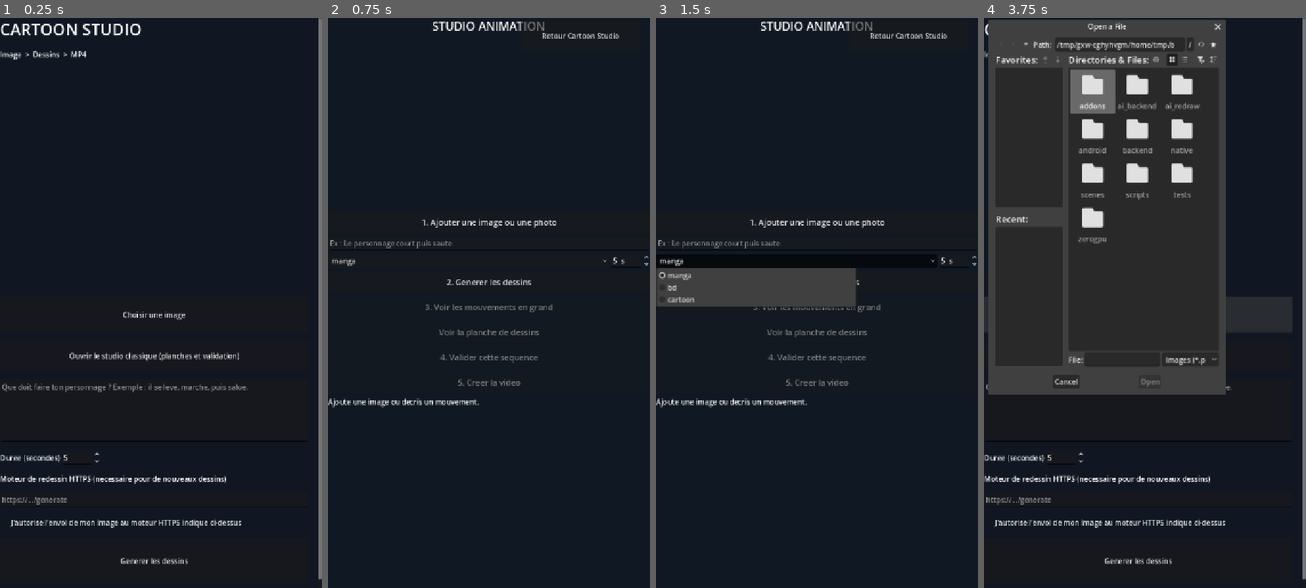
Above: before the commit, frames 1-4 (left to right).
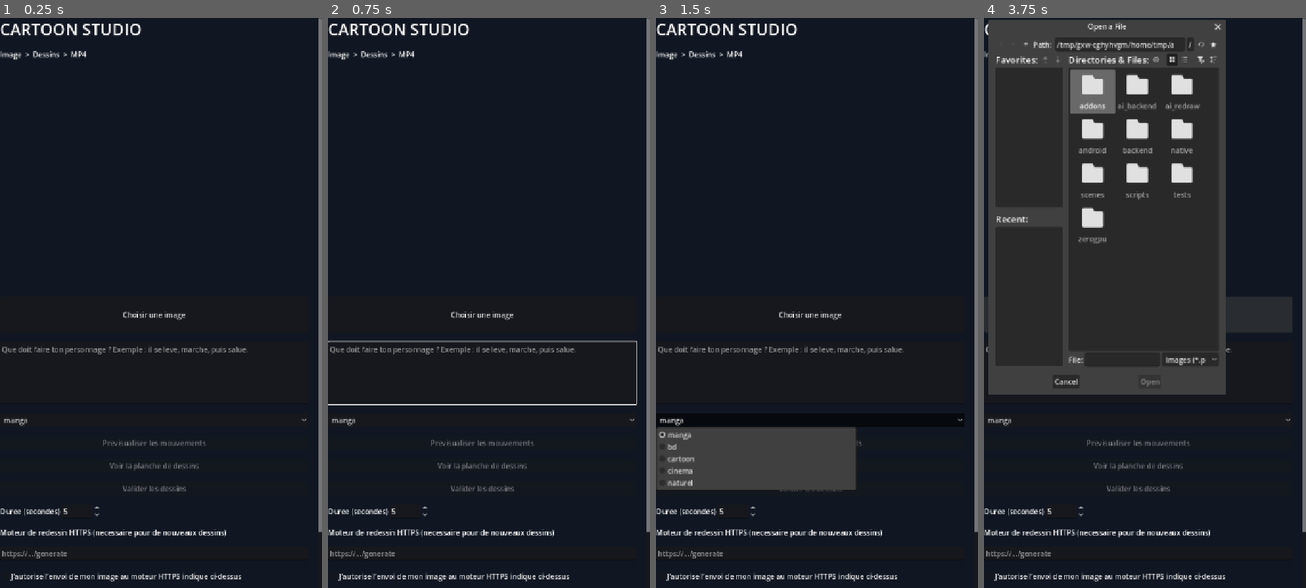
Above: after the commit, the same moments.

Repository: ericjamesempere-stack/MobileI2V-Xiaomi-
Game: Godot game, scene res://scenes/main.tscn
Two runs of this game, one before a commit and one after it. Both use one fixed random seed, a clock stepped at 60 frames per second and the inputs below.
Inputs (mouse positions are in pixels of both pictures, inside the frame that each line leads up to):
- Up to frame 1 (0.25 s): no input
- Up to frame 2 (0.75 s): click (482, 354) at 0.5 s, where only the run before the commit has a clickable "Ouvrir le studio classique (p…"
- Up to frame 3 (1.5 s): click "manga" at 1.25 s
- Up to frame 4 (3.75 s): click (1235, 35) at 2 s, where only the run before the commit has a clickable "Retour Cartoon Studio"; click (1138, 559) at 2.75 s, where only the run before the commit has a clickable "Generer les dessins"; click "Choisir une image" at 3.5 s

The runs differ from the first frame. In frame 1, 4.3% of the frame differs, in the area x 0-100%, y 57-99%; in frame 2, 6.6%; in frame 3, 16%, in the area x 0-100%, y 0-99%; in frame 4, 3.2%.
Error before the commit: Parse Error: Cannot infer the type of "color" variable because the value doesn't have a set type. (res://scripts/ReferenceSceneAnalyzer.gd:26)

Commit message:
Merge classic storyboard review, style, playback and contact sheets into single Cartoon Studio screen

Diff:
--- a/scripts/cartoon_studio.gd
+++ b/scripts/cartoon_studio.gd
@@ -16,7 +16,14 @@
 var step := 0
 var busy := false
 var project_dir := "user://cartoon_studio"
-var legacy_studio: Control = null
+var style: OptionButton
+var sheet_button: Button
+var play_button: Button
+var approve_button: Button
+var approved := false
+var playing := false
+var playback_clock := 0.0
+var sheet_path := ""
 
 func _ready() -> void:
     DirAccess.make_dir_recursive_absolute(ProjectSettings.globalize_path(project_dir))
@@ -48,16 +55,26 @@
     import_button.custom_minimum_size.y = 80
     import_button.pressed.connect(_choose_image)
     panel.add_child(import_button)
-    # Preserve access to the earlier storyboard, contact-sheet and review flow.
-    var legacy_button := Button.new()
-    legacy_button.text = "Ouvrir le studio classique (planches et validation)"
-    legacy_button.custom_minimum_size.y = 64
-    legacy_button.pressed.connect(_open_legacy_studio)
-    panel.add_child(legacy_button)
     prompt = TextEdit.new()
     prompt.placeholder_text = "Que doit faire ton personnage ? Exemple : il se leve, marche, puis salue."
     prompt.custom_minimum_size.y = 140
     panel.add_child(prompt)
+    style = OptionButton.new()
+    for style_name in ["manga", "bd", "cartoon", "cinema", "naturel"]:
+        style.add_item(style_name)
+    panel.add_child(style)
+    play_button = Button.new()
+    play_button.text = "Previsualiser les mouvements"
+    play_button.pressed.connect(_play_sequence)
+    panel.add_child(play_button)
+    sheet_button = Button.new()
+    sheet_button.text = "Voir la planche de dessins"
+    sheet_button.pressed.connect(_show_sheet)
+    panel.add_child(sheet_button)
+    approve_button = Button.new()
+    approve_button.text = "Valider les dessins"
+    approve_button.pressed.connect(_approve_sequence)
+    panel.add_child(approve_button)
     var duration_row := HBoxContainer.new()
     panel.add_child(duration_row)
     var duration_title := Label.new()
@@ -107,6 +124,7 @@
     exporter.set("status_label", status)
     _restore()
     _duration_changed(duration.value)
+    _refresh_review_buttons()
 
 func _choose_image() -> void:
     if not busy:
@@ -138,11 +156,15 @@
     source = persisted
     preview.texture = ImageTexture.create_from_image(source)
     frames.clear()
+    approved = false
+    playing = false
+    sheet_path = ""
     _clear_saved_frames()
     step = 0
     action.text = "Generer les dessins"
     status.text = "Image importee et sauvegardee : %d x %d pixels." % [source.get_width(), source.get_height()]
     _save()
+    _refresh_review_buttons()
 
 func _duration_changed(value: float) -> void:
     if status != null and step == 0 and not busy:
@@ -154,6 +176,7 @@
     cfg.set_value("project", "story", prompt.text)
     cfg.set_value("project", "seconds", duration.value)
     cfg.set_value("project", "endpoint", endpoint.text)
+    cfg.set_value("project", "style", style.selected)
     cfg.save(project_dir + "/project.cfg")
 
 func _restore() -> void:
@@ -162,6 +185,7 @@
         prompt.text = str(cfg.get_value("project", "story", ""))
         duration.value = float(cfg.get_value("project", "seconds", 5.0))
         endpoint.text = str(cfg.get_value("project", "endpoint", ""))
+        style.select(clampi(int(cfg.get_value("project", "style", 0)), 0, style.item_count - 1))
     if FileAccess.file_exists(project_dir + "/reference.png"):
         var img := Image.new()
         if img.load(project_dir + "/reference.png") == OK:
@@ -195,6 +219,7 @@
             return
         loaded.append(ImageTexture.create_from_image(image))
     frames = loaded
+    _build_sheet()
     preview.texture = frames[0]
     step = 1
     action.text = "Exporter MP4"
@@ -207,6 +232,9 @@
     if busy:
         return
     if step == 1:
+        if not approved:
+            status.text = "Previsualise et valide les dessins avant export MP4."
+            return
         if frames.is_empty():
             status.text = "Aucun dessin valide : assemblage interdit."
             return
@@ -239,11 +267,13 @@
     # inference and RAM bounded; the MP4 encoder still writes 30 fps.
     var count := mini(240, maxi(2, roundi(duration.value * 12.0)))
     status.text = "Creation de %d dessins distincts pour %.0f secondes..." % [count, duration.value]
-    var result: Dictionary = await generator.call("generate", source, prompt.text, endpoint.text, count, false, "", duration.value)
+    var styled_story: String = "%s, style %s" % [prompt.text, style.get_item_text(style.selected)]
+    var result: Dictionary = await generator.call("generate", source, styled_story, endpoint.text, count, false, "", duration.value)
     if not bool(result.get("ok", false)):
         status.text = "Generation arretee : " + str(result.get("error", "Erreur inconnue"))
     else:
         frames.clear()
+        approved = false
         _clear_saved_frames()
         var saved_dir: String = project_dir + "/generated_frames"
         DirAccess.make_dir_recursive_absolute(ProjectSettings.globalize_path(saved_dir))
@@ -262,39 +292,64 @@
             preview.texture = frames[0]
             step = 1
             action.text = "Exporter MP4"
-            status.text = "%d dessins recus. Assemblage MP4 automatique..." % frames.size()
-            # One-button pipeline: generation proceeds directly to encoding.
-            # The encoder reports explicitly when the native Android plugin is absent.
-            var timeline: Array = []
-            var total := roundi(duration.value * FPS)
-            for i in range(total):
-                timeline.append(mini(frames.size() - 1, floori(float(i) * float(frames.size()) / float(total))))
-            await exporter.call("export_board_mp4", frames, timeline, duration.value)
+            _build_sheet()
+            status.text = "%d dessins sauvegardes. Previsualise, consulte la planche et valide avant export." % frames.size()
     busy = false
     action.disabled = false
-
-func _open_legacy_studio() -> void:
-    if busy or legacy_studio != null:
-        return
-    var legacy_script: Script = load("res://scripts/SimpleAnimationStudio.gd")
-    if legacy_script == null:
-        status.text = "Studio classique indisponible."
-        return
-    legacy_studio = Control.new()
-    legacy_studio.set_script(legacy_script)
-    legacy_studio.set_anchors_and_offsets_preset(Control.PRESET_FULL_RECT)
-    get_parent().add_child(legacy_studio)
-    hide()
-    var back := Button.new()
-    back.text = "Retour Cartoon Studio"
-    back.custom_minimum_size = Vector2(270, 64)
-    back.set_anchors_and_offsets_preset(Control.PRESET_TOP_RIGHT)
-    back.position = Vector2(-290, 8)
-    back.pressed.connect(_close_legacy_studio)
-    legacy_studio.add_child(back)
-
-func _close_legacy_studio() -> void:
-    if legacy_studio != null:
-        legacy_studio.queue_free()
-        legacy_studio = null
-    show()
+    _refresh_review_buttons()
+
+func _refresh_review_buttons() -> void:
+    if play_button == null:
+        return
+    play_button.disabled = frames.is_empty() or busy
+    sheet_button.disabled = sheet_path.is_empty() or busy
+    approve_button.disabled = frames.is_empty() or busy
+    if action != null:
+        action.text = "Exporter MP4" if step == 1 else "Generer les dessins"
+
+func _build_sheet() -> void:
+    sheet_path = ""
+    if frames.is_empty():
+        return
+    var folder := project_dir + "/generated_frames"
+    var paths: Array[String] = []
+    for i in range(frames.size()):
+        paths.append("%s/frame_%04d.png" % [folder, i])
+    var output := project_dir + "/planche.png"
+    var result: Dictionary = AnimationContactSheet.build(paths, output)
+    if bool(result.get("ok", false)):
+        sheet_path = output
+
+func _show_sheet() -> void:
+    if sheet_path.is_empty() or busy:
+        return
+    playing = false
+    var image := Image.new()
+    if image.load(sheet_path) == OK:
+        preview.texture = ImageTexture.create_from_image(image)
+        status.text = "Planche de controle des dessins generes."
+
+func _play_sequence() -> void:
+    if frames.is_empty() or busy:
+        return
+    playing = true
+    playback_clock = 0.0
+    preview.texture = frames[0]
+    status.text = "Lecture des dessins successifs."
+
+func _process(delta: float) -> void:
+    if not playing or frames.is_empty():
+        return
+    playback_clock += delta
+    var index := floori(playback_clock * float(frames.size()) / maxf(duration.value, 0.1))
+    if index >= frames.size():
+        playing = false
+        index = frames.size() - 1
+    preview.texture = frames[index]
+
+func _approve_sequence() -> void:
+    if frames.is_empty() or busy:
+        return
+    playing = false
+    approved = true
+    status.text = "%d dessins valides. Export MP4 disponible." % frames.size()
